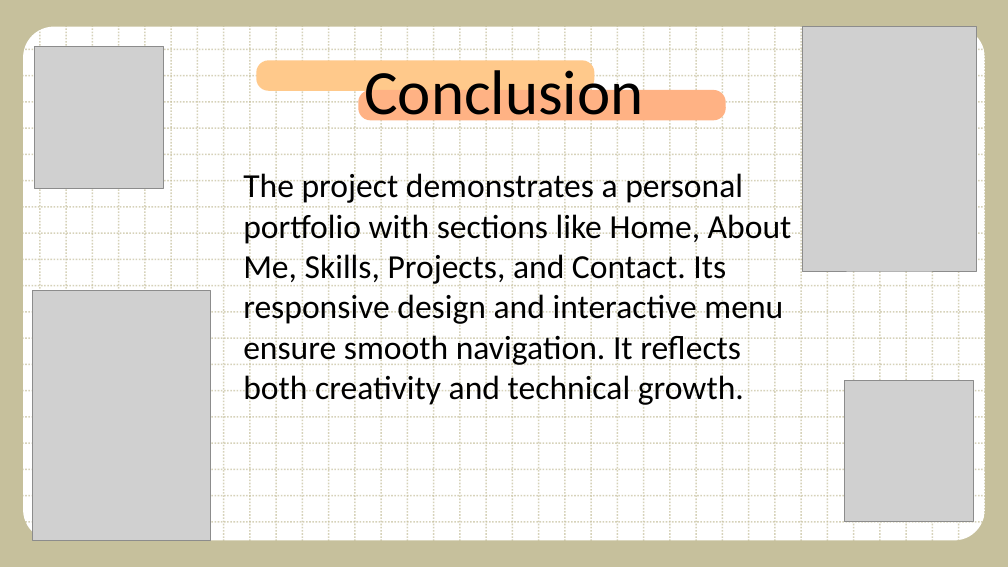
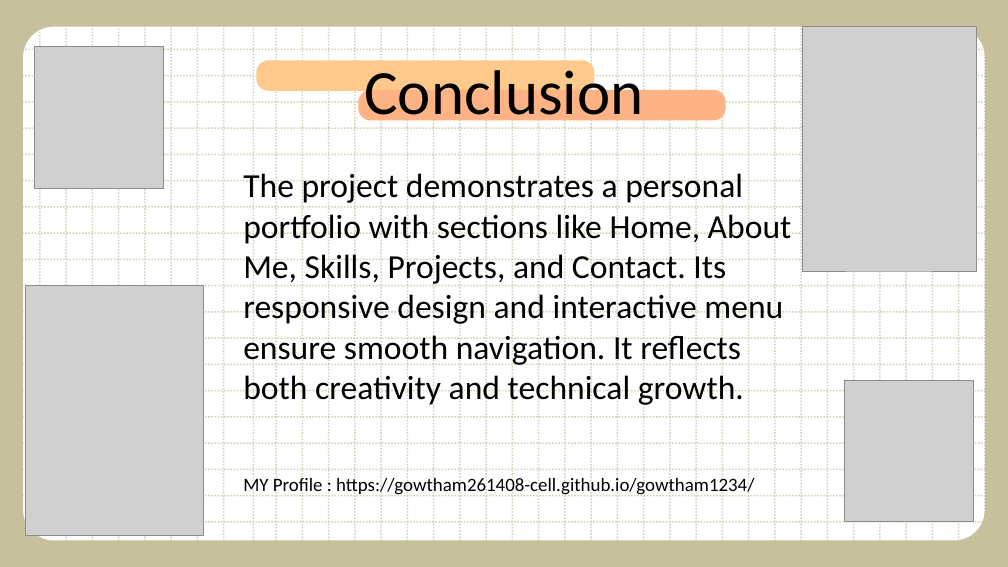
Before and after one commit to gowtham261408-cell/gowtham1234, a slide deck: slide 11 of gowtham ppt project.pptx. Drawn at 1008x567 pixels with LibreOffice and Linux fonts; fonts in the diff are those of the drawing; grey boxes stand for pictures. Boxes give left, top, right and bottom in pixels: in the first picture for what was removed or moved away, otherwise in the second. Text is boxed around its words. In the diff, an @@ line names an element or a change of style, - is before the commit and + after.

```diff
--- a/gowtham ppt project.pptx
+++ b/gowtham ppt project.pptx
@@ line moved from (250, 0) - (250, 567) to (253, 0) - (253, 567) @@
@@ picture moved from (x1=32, y1=290, x2=210, y2=541) to (x1=25, y1=286, x2=203, y2=536) @@
@@ text added at (x1=243, y1=476, x2=754, y2=497), 18 pt, text #000000 @@
+MY Profile : https://gowtham261408-cell.github.io/gowtham1234/
```
